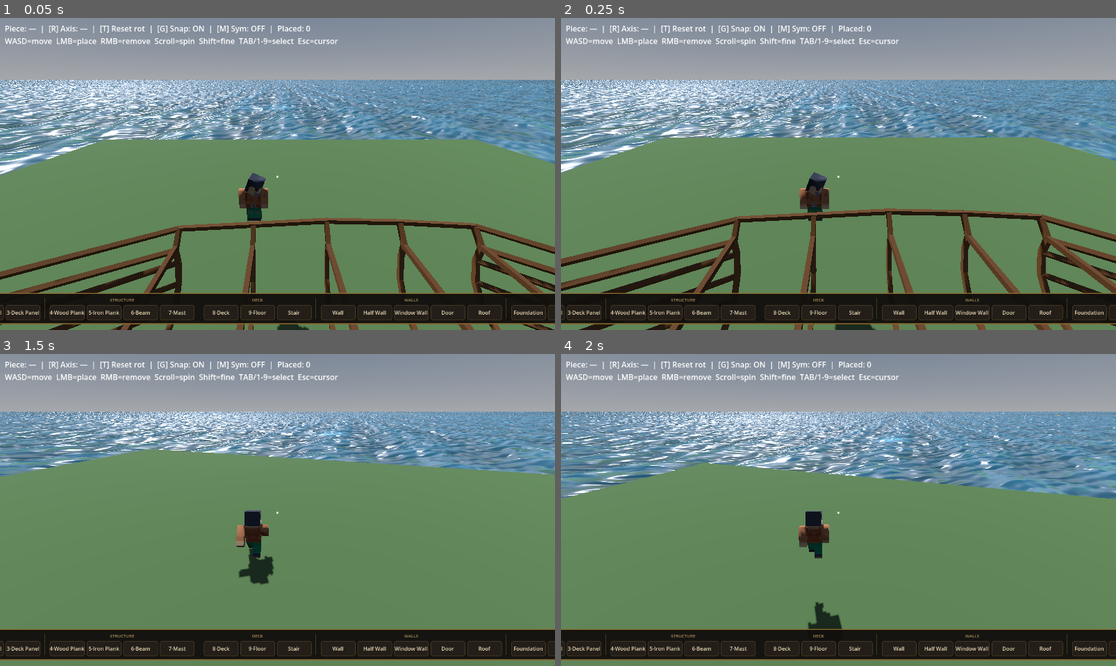
Above: before the commit, frames 1-4 (two rows, left to right).
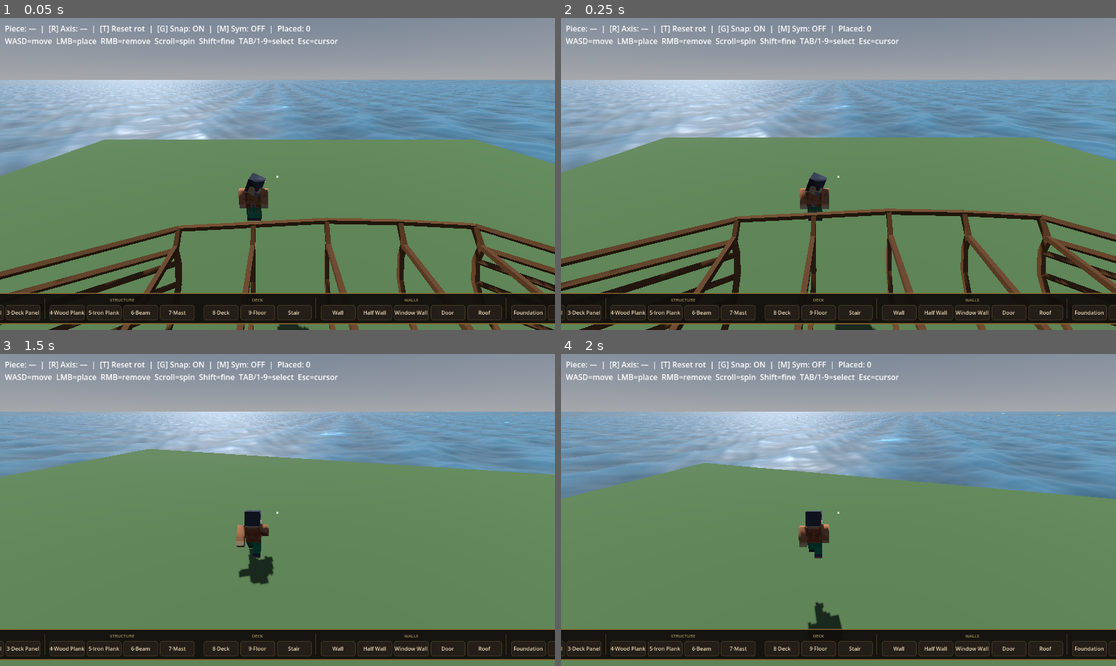
Above: after the commit, the same moments.

Repository: memlocator/flags_ahead
Game: Godot game, scene res://scenes/game.tscn
Two runs of this game, one before a commit and one after it. Both use one fixed random seed, a clock stepped at 60 frames per second and the inputs below.
Inputs (mouse positions are in pixels of both pictures, inside the frame that each line leads up to):
- Up to frame 1 (0.05 s): no input
- Up to frame 2 (0.25 s): no input
- Up to frame 3 (1.5 s): tap Enter (ui_accept) at 0.5, 0.77 s; move the mouse to (305, 510) at 0.52 s; hold W from 0.53 s (still down); tap R at 0.6 s; click (305, 510) at 0.67 s; move the mouse to (249, 510) at 1.27 s; tap T at 1.35 s
- Up to frame 4 (2 s): keep holding W; tap Enter (ui_accept) at 1.52 s

The runs differ from the first frame. In frame 1, 8.9% of the frame differs, in the area x 0-100%, y 19-51%; in frame 2, 8.6%; in frame 3, 7.4%; in frame 4, 10%, in the area x 0-100%, y 18-47%.
Error in both runs: Invalid access to property or key of type 'StringName' on a base object of type 'Dictionary'. (res://scripts/build_system.gd:270)

Commit message:
Add wave_amp/chop_scale params, fix depth sorting and wave folding
wave_amp scales both amplitude and wavelength proportionally, keeping
steepness ratio constant so waves never fold regardless of value.
chop_scale adjusts Gabor kernel size for fine vs coarse chop.

depth_draw_always replaces depth_draw_opaque so depth is written during
the transparent color pass, fixing wave self-occlusion at high wave_amp.

Also removes dead foam_height parameter and wires up foam_contact exports.

Diff:
--- a/scenes/game.tscn
+++ b/scenes/game.tscn
@@ -114,8 +114,9 @@
 far_size = 15000.0
 far_subdivs = 150
 steepness = 1.0
+chop_amp = 0.1
+detail_strength = 0.1
 depth_fog_end = 4.0
-foam_height = 0.5
 color_deep = Color(0.04949283, 0.29426005, 0.35247186, 1)
 color_shallow = Color(0.0029358075, 0.20479247, 0.34123835, 1)
 sss_color = Color(0, 0.5331359, 0.54881036, 1)
--- a/scripts/ocean.gd
+++ b/scripts/ocean.gd
@@ -19,8 +19,10 @@
 @export var follow_target: Node3D = null
 
 @export_group("Waves")
+@export var wave_amp:        float = 1.0    ## Global wave height multiplier (1=normal, 2=storm)
 @export var steepness:       float = 0.38   ## Gerstner peak sharpness (0=sine, 1=peaked)
-@export var chop_amp:        float = 0.38   ## Small-scale FBM chop amplitude
+@export var chop_amp:        float = 0.38   ## Chop amplitude
+@export var chop_scale:      float = 1.0    ## Chop feature size (1=default, 2=twice as large)
 
 @export_group("Surface Detail")
 @export var detail_strength: float = 0.65   ## Normal map intensity
@@ -28,9 +30,6 @@
 @export var clarity:         float = 0.45   ## 0=opaque/deep  1=clear/shallow
 @export var depth_fog_start: float = 0.5  ## Metres below surface where fog begins
 @export var depth_fog_end:   float = 12.0 ## Metres below surface where fully fogged
-
-@export_group("Foam")
-@export var foam_height:     float = 0.58   ## Minimum wave height to show foam
 
 @export_group("Color")
 @export var color_deep:    Color = Color(0.02, 0.18, 0.22, 1.0)  ## Deep-water colour
@@ -43,6 +42,11 @@
 
 @export_group("Caustics")
 @export var caustic_str:     float = 0.75   ## Fake refracted-sunlight sparkle intensity
+
+@export_group("Foam Contact")
+@export var foam_contact_band: float = 0.6   ## meters above surface to trigger contact foam
+@export var foam_contact_max:  float = 2.0   ## max depth considered for contact foam
+@export var foam_contact_gain: float = 1.6   ## intensity multiplier for contact foam
 
 const _WAVES: Array[Vector4] = [
 	Vector4( 1.00,  0.00, 0.38, 22.0),
@@ -112,14 +116,18 @@
 	var t: float = (Time.get_ticks_msec() / 1000.0) if Engine.is_editor_hint() else _time * time_scale
 	for m: ShaderMaterial in _materials:
 		m.set_shader_parameter("wave_time",      t)
+		m.set_shader_parameter("wave_amp",       wave_amp)
 		m.set_shader_parameter("steepness",      steepness)
 		m.set_shader_parameter("chop_amp",       chop_amp)
+		m.set_shader_parameter("chop_scale",     chop_scale)
 		m.set_shader_parameter("detail_strength",detail_strength)
 		m.set_shader_parameter("refraction_str", refraction_str)
 		m.set_shader_parameter("clarity",          clarity)
 		m.set_shader_parameter("depth_fog_start",   depth_fog_start)
 		m.set_shader_parameter("depth_fog_end",     depth_fog_end)
-		m.set_shader_parameter("foam_height",    foam_height)
+		m.set_shader_parameter("foam_contact_band", foam_contact_band)
+		m.set_shader_parameter("foam_contact_max",  foam_contact_max)
+		m.set_shader_parameter("foam_contact_gain", foam_contact_gain)
 		m.set_shader_parameter("color_deep",     color_deep)
 		m.set_shader_parameter("color_shallow",  color_shallow)
 		m.set_shader_parameter("color_foam",     color_foam)
@@ -145,7 +153,7 @@
 
 func _gerstner_y(wave: Vector4, xz: Vector2, t: float) -> float:
 	var d := Vector2(wave.x, wave.y).normalized()
-	var k := TAU / wave.w
+	var k := TAU / (wave.w * wave_amp)
 	var c := sqrt(9.8 / k)
 	var f := k * (d.dot(xz) - c * t)
-	return wave.z * sin(f)
+	return wave.z * wave_amp * sin(f)
--- a/shaders/ocean.gdshader
+++ b/shaders/ocean.gdshader
@@ -1,5 +1,5 @@
 shader_type spatial;
-render_mode blend_mix, depth_draw_opaque, cull_back, diffuse_burley, specular_schlick_ggx;
+render_mode blend_mix, depth_draw_always, cull_back, diffuse_burley, specular_schlick_ggx;
 
 // ── 8 Gerstner waves: (dir_x, dir_z, amplitude, wavelength) ──────────────────
 uniform vec4 wave_a = vec4( 1.00,  0.00, 0.38, 22.0);
@@ -11,15 +11,21 @@
 uniform vec4 wave_g = vec4( 0.31, -0.95, 0.03,  2.7);
 uniform vec4 wave_h = vec4( 0.93,  0.37, 0.02,  1.8);
 
+uniform float wave_amp        : hint_range(0.0, 3.0) = 1.0;
 uniform float steepness       : hint_range(0.0, 1.0) = 0.38;
 uniform float wave_time       = 0.0;
 uniform float chop_amp        : hint_range(0.0, 1.0) = 0.10;
+uniform float chop_scale      : hint_range(0.25, 4.0) = 1.0;
 uniform float detail_strength : hint_range(0.0, 2.0) = 0.65;
 
 uniform vec4  color_deep    : source_color = vec4(0.02, 0.18, 0.22, 1.0);
 uniform vec4  color_shallow : source_color = vec4(0.05, 0.52, 0.38, 1.0);
 uniform vec4  color_foam    : source_color = vec4(0.87, 0.93, 0.97, 1.0);
-uniform float foam_height   : hint_range(0.0, 2.0) = 0.58;  // ~65% of max wave height
+// Foam contacts: how far above the surface geometry can be and still spawn foam,
+// and the boost applied at contacts (pillars, hulls, shore).
+uniform float foam_contact_band : hint_range(0.0, 2.0) = 0.6;
+uniform float foam_contact_max  : hint_range(0.0, 5.0) = 2.0;
+uniform float foam_contact_gain : hint_range(0.0, 3.0) = 1.6;
 
 // SSS — backlit translucency through thin wave crests
 uniform vec4  sss_color : source_color = vec4(0.04, 0.68, 0.35, 1.0);
@@ -173,10 +179,12 @@
 vec3 _gerstner(vec4 wave, float phase, vec2 xz, float t,
                inout vec3 tan, inout vec3 bin) {
 	vec2  d = normalize(wave.xy);
-	float k = 6.28318 / wave.w;
+	// Scale both wavelength and amplitude by wave_amp — keeps steepness ratio constant
+	// so Q*a*k is independent of wave_amp and the wave never folds regardless of scale.
+	float k = 6.28318 / (wave.w * wave_amp);
 	float c = sqrt(9.8 / k);
-	float a = wave.z;
 	float q = steepness;
+	float a = wave.z * wave_amp;
 	float f = k * (dot(d, xz) - c * t) + phase;
 
 	tan += vec3(-q * d.x * d.x * a * k * sin(f),
@@ -196,10 +204,11 @@
 // gradient discontinuities (adding a smooth value to f keeps cos smooth).
 vec2 _wave_slope(vec4 wave, vec2 xz, float t, float phase_offset) {
 	vec2  d = normalize(wave.xy);
-	float k = TAU / wave.w;
+	float k = TAU / (wave.w * wave_amp);
 	float c = sqrt(9.8 / k);
+	float a = wave.z * wave_amp;
 	float f = k * dot(d, xz) - k * c * t + phase_offset;
-	return d * (wave.z * k * cos(f));
+	return d * (a * k * cos(f));
 }
 
 
@@ -274,8 +283,8 @@
 	// Gabor wave-packet chop — stochastic Gabor kernels, no cell boundary strips.
 	// Layer 1: medium chop — ~14 m crests, moves with primary swell direction.
 	// Layer 2: fine chop  — ~7 m crests, secondary direction, fades at distance.
-	slope += _gabor_slope(wxz, normalize(wave_a.xy), t, 0.40, 3.0, 3.0, 1.5) * chop_amp * 5.0;
-	slope += _gabor_slope(wxz, normalize(wave_b.xy), t, 0.85, 1.5, 2.5, 2.2) * chop_amp * 4.0 * dist_fade;
+	slope += _gabor_slope(wxz, normalize(wave_a.xy), t, 0.40/chop_scale, 3.0*chop_scale, 3.0, 1.5) * chop_amp * 5.0;
+	slope += _gabor_slope(wxz, normalize(wave_b.xy), t, 0.85/chop_scale, 1.5*chop_scale, 2.5, 2.2) * chop_amp * 4.0 * dist_fade;
 
 	float nm_depth   = detail_strength;
 	NORMAL_MAP       = normalize(vec3(-slope.x, -slope.y, 1.0)) * 0.5 + 0.5;
@@ -334,7 +343,13 @@
 	float fn_b       = _sfbm(wxz + vec2(-t*0.019,  t*0.025) + vec2(6.3, 2.1), 0.028);
 	float foam_field = smoothstep(1.85, 2.15, fn_a * fn_b * 4.0);
 	float steep_f    = smoothstep(0.90, 0.70, v_geom_normal_y);
-	float foam       = foam_field * (0.3 + steep_f * 0.7);
+	// Contact foam: trigger near geometry that intersects the water surface.
+	float contact_depth = clamp(world_y - surf_y, 0.0, foam_contact_max);
+	float contact       = 1.0 - smoothstep(0.0, foam_contact_band, contact_depth);
+	float base_foam     = foam_field * (0.30 + steep_f * 0.70);
+	// Contact adds where noise exists; limited strength to avoid full-white.
+	float contact_term  = contact * foam_field * foam_contact_gain * 0.5;
+	float foam          = base_foam + contact_term;
 	col = mix(col, color_foam.rgb, clamp(foam, 0.0, 1.0));
 
 	// Fake caustics — same sparse-product trick, finer spatial scale (~3 m features).
